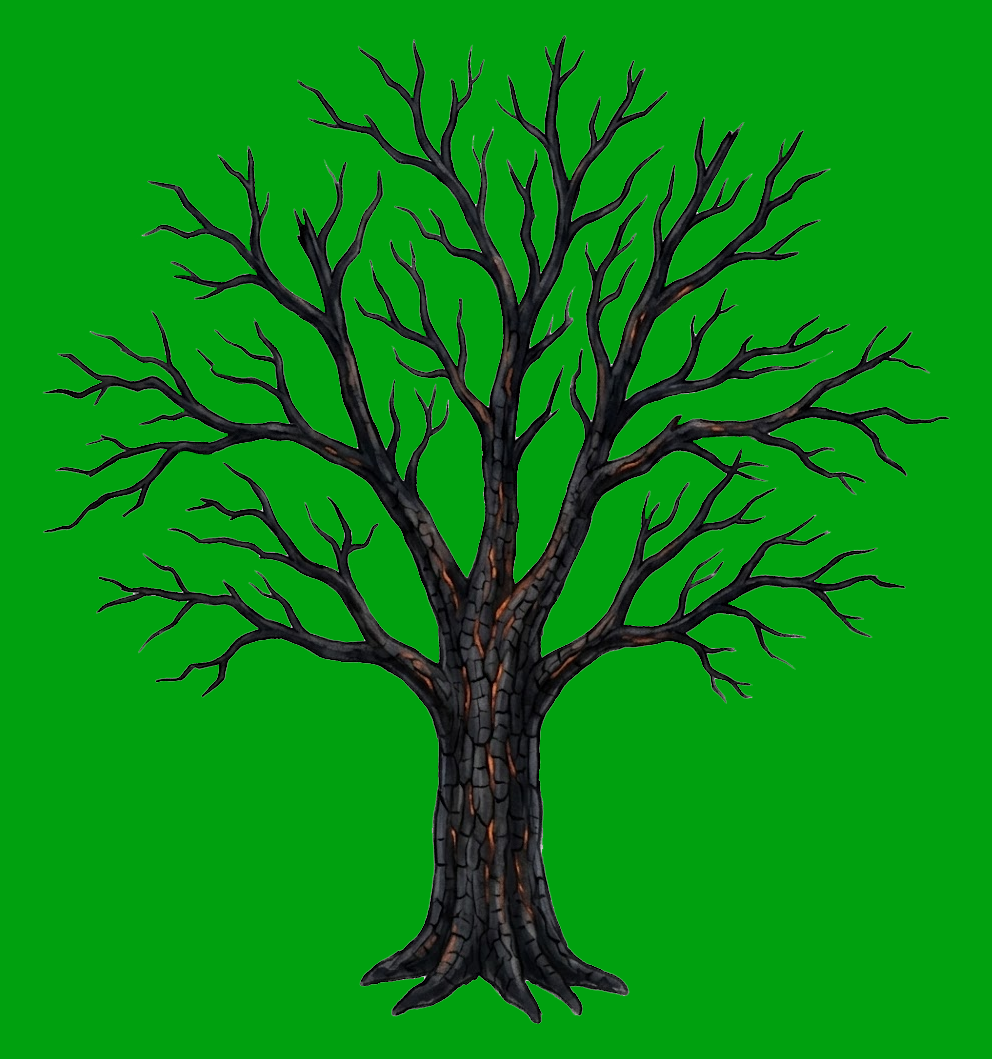
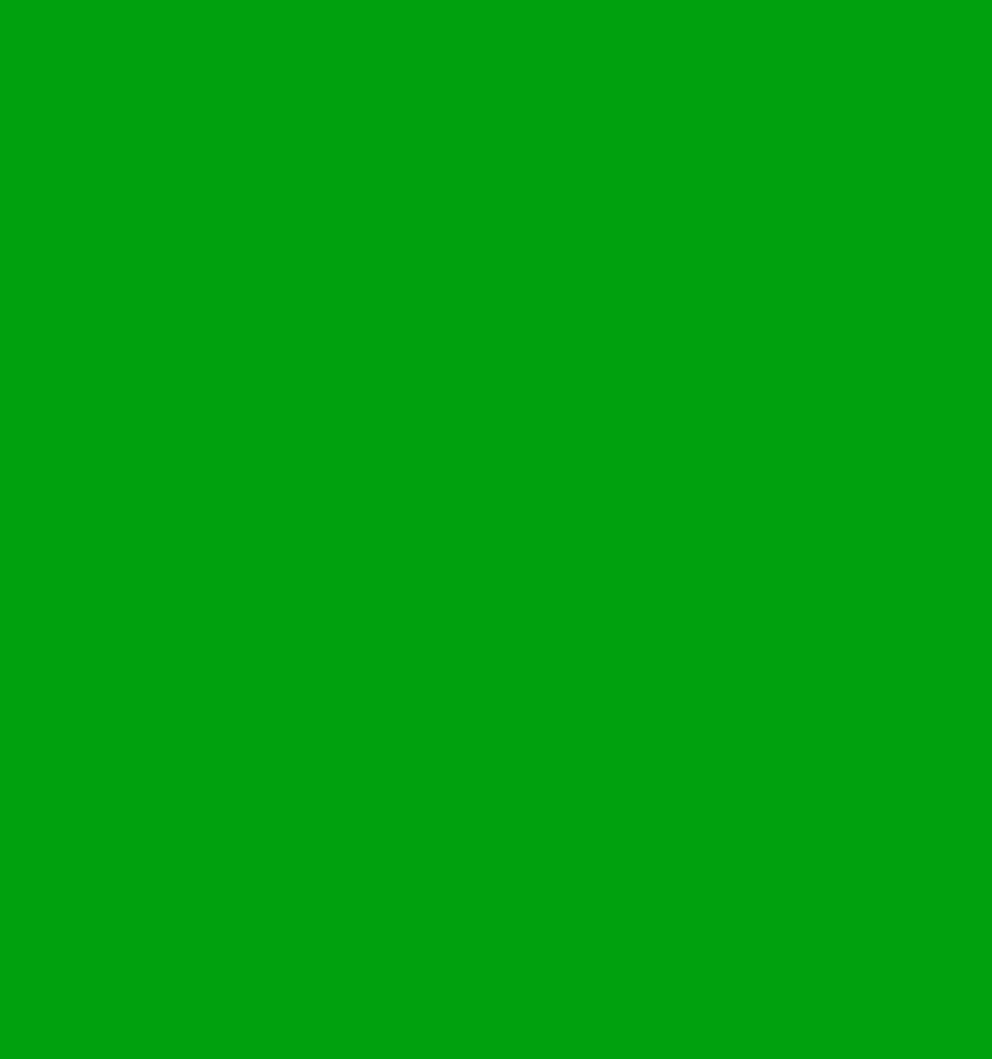
Layers edited between the first and the second w=992, h=1059 image:
hid "Tree_1" (2nd of 2), painted on it over (42, 35, 950, 1024)